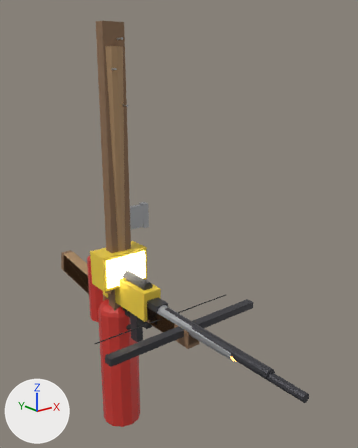
The glTF model dawn/m/props.glb, before and after one commit.
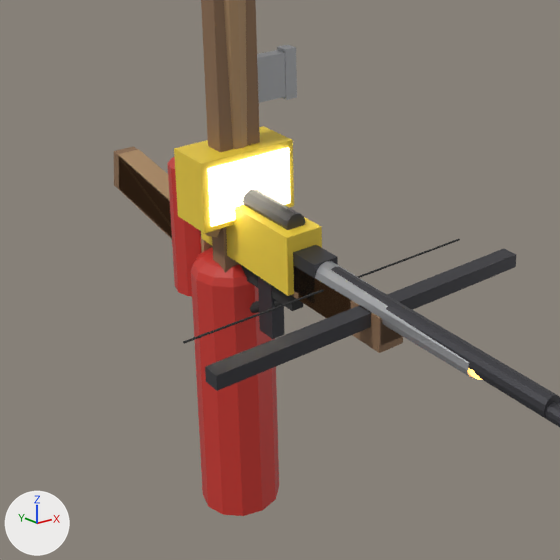
Each version is shown whole from a 50 mm lens placed at (-0.775, -1.275, 0.721), pointed at (0.084, -0.201, 0.292), then close up on the part from 2% to 77% of the width and 40% to 100% of the height. Arrows for +X, +Y and +Z are at lower left; the lights stay in place. The first two pictures are the older version.

Before the edit, the objects in view are built like this:
```python
me_w_08 = bpy.data.meshes.new('W-08')
me_w_08.from_pydata(...)  # 72 vertices, 124 faces; spans x -0.02..0.02, y -0.74..0.393, z -0.103..0.116
# faces by material slot: [36, 88]
me_w_08.materials.append(mat_wooddark)  # brown #8b6c50
me_w_08.materials.append(mat_gunmetal)  # dark grey #4b4b50
me_w_15 = bpy.data.meshes.new('W-15')
me_w_15.from_pydata(...)  # a box spanning x -0.035..0.035, y -0.018..0.018, z -0.105..0.845, material slot 0; a 12-sided cylinder along y spanning x 0.017..0.023, y -0.045..0.045, z 0.617..0.623, material slot 1; a 12-sided cylinder along y spanning x -0.018..-0.012, y -0.045..0.045, z 0.717..0.723, material slot 1; a 12-sided cylinder along y spanning x 0.007..0.013, y -0.045..0.045, z 0.797..0.803, material slot 1
me_w_15.materials.append(mat_wooddark)  # brown #8b6c50
me_w_15.materials.append(mat_metal)  # light grey #c4c5c8
me_w_18 = bpy.data.meshes.new('W-18')
me_w_18.from_pydata(...)  # 56 vertices, 92 faces; spans x -0.02..0.02, y -0.32..0.19, z -0.105..0.07
me_w_18.materials.append(mat_gunmetal)  # dark grey #4b4b50
ob_w_08 = bpy.data.objects.new('W-08', me_w_08)
ob_w_08.location = (0.0, 0.0, 0.0)
ob_w_15 = bpy.data.objects.new('W-15', me_w_15)
ob_w_15.location = (0.0, 0.0, 0.0)
ob_w_18 = bpy.data.objects.new('W-18', me_w_18)
ob_w_18.location = (0.0, 0.0, 0.0)
# also in view: 'W-21' at (0.0, -0.08, -0.004); 'W-14' at (0.046, 0.0, 0.11); 'W-17' at (0.0, -0.12, -0.027); 'W-07' at (0.0, -0.133, -0.017); 'W-11' at (0.0, -0.002, 0.058)
```
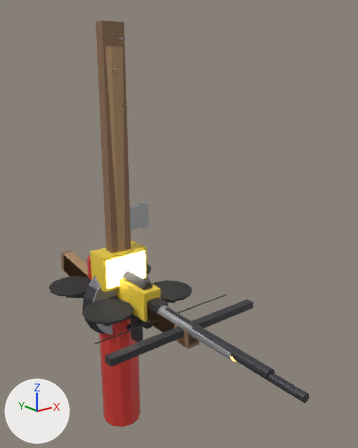
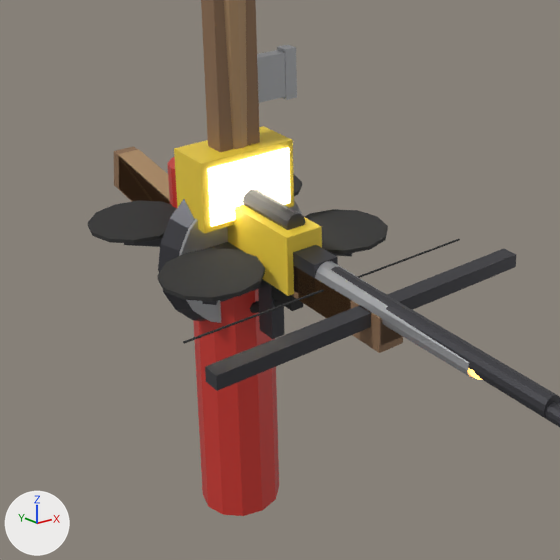
What differs and where, as boxes (x1, y1, x2, y2) in the close-ups (560 x 560 px):
'W-24', added
    after: (88, 174, 388, 305)
    faces in mat_rubber (dark grey #303030): (88, 174, 388, 301)
    faces in mat_gunmetal (dark grey #4b4b50): (124, 238, 353, 305)
'W-03', added
    after: (158, 199, 302, 323)
    faces in mat_gunmetal (dark grey #4b4b50): (158, 199, 207, 321)
    faces in mat_metal (light grey #c4c5c8): (179, 200, 302, 323)

The change, as a diff of the scene's bpy script:
```diff
--- a/dawn/m/props.glb.py
+++ b/dawn/m/props.glb.py
@@ me_w_24 @@
+me_w_24.from_pydata(...)  # 144 vertices, 248 faces; spans x -0.188..0.188, y -0.188..0.188, z -0.052..0.043
+# faces by material slot: [60, 176, 12]
+me_w_24.materials.append(mat_gunmetal)  # dark grey #4b4b50
+me_w_24.materials.append(mat_rubber)  # dark grey #303030
+me_w_24.materials.append(mat_lamp)  # pale yellow #fff9e7, glowing pale yellow #fff6da
@@ me_w_03 @@
+me_w_03.from_pydata(...)  # 88 vertices, 164 faces; spans x -0.13..0.13, y -0.021..0.018, z -0.13..0.31
+# faces by material slot: [76, 76, 12]
+me_w_03.materials.append(mat_gunmetal)  # dark grey #4b4b50
+me_w_03.materials.append(mat_metal)  # light grey #c4c5c8
+me_w_03.materials.append(mat_rubber)  # dark grey #303030
@@ ob_w_24 @@
+ob_w_24 = bpy.data.objects.new('W-24', me_w_24)
+ob_w_24.location = (0.0, 0.0, 0.0)
@@ ob_w_03 @@
+ob_w_03 = bpy.data.objects.new('W-03', me_w_03)
+ob_w_03.location = (0.0, 0.0, 0.0)
```
